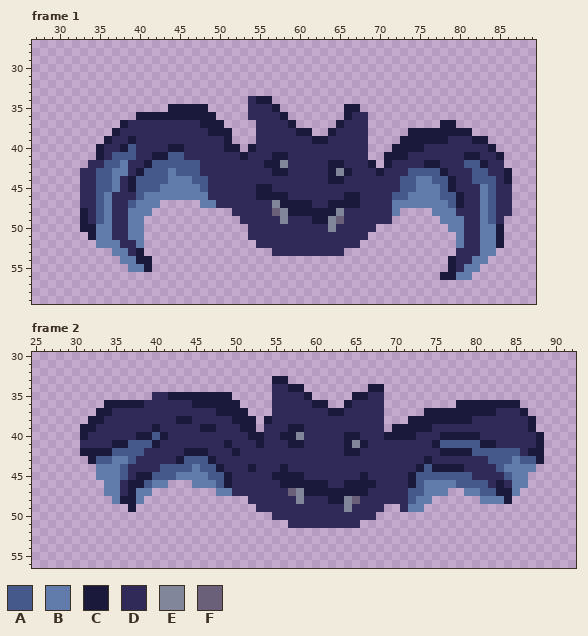
Pixel-art file -- Assets/MTM/MyTextyres/ENTYTI/bat.aseprite. Above: the version before the commit.
128x128 pixels, 4 frames. Shown: frame 1: x 27..89, y 27..59; frame 2: x 25..92, y 30..56. The commit also changed other frames, which this record leaves out.
Palette (. is transparent): A #45598b  B #617baa  C #1a183b  D #302a58  E #81869b  F #6b607a
Now the later version:
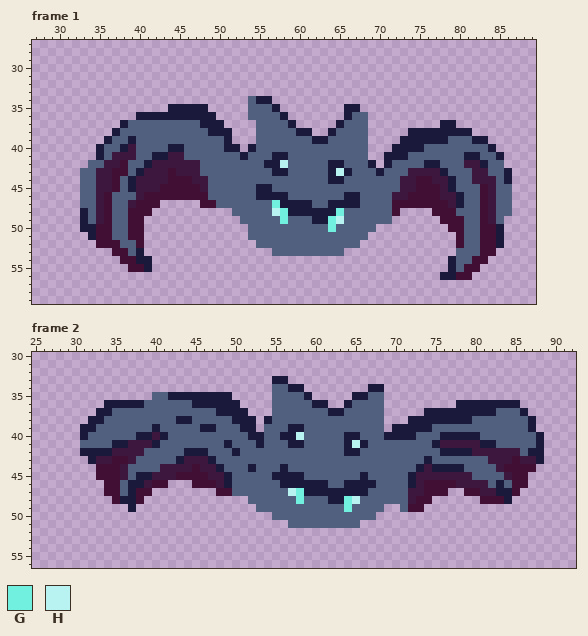
Colours new in this view: G #72f0df  H #b9f3f1
Changes in this commit:
Colour A changes from #45598b to #3d173e.
Colour B changes from #617baa to #420f34.
Colour D changes from #302a58 to #526080.
Frame 1:
Colour E becomes colour G in row 47 at x 57; in row 48 at x 58 and 65; in row 49 at x 58 and 64; in row 50 at x 64.
Colour E becomes colour H in row 42 at x 58; in row 43 at x 65.
Colour F becomes colour H in row 48 at x 57; in row 49 at x 65.
Frame 2:
Colour E becomes colour G in row 47 at x 58; in row 48 at x 58 and 64; in row 49 at x 64.
Colour E becomes colour H in row 40 at x 58; in row 41 at x 65.
Colour F becomes colour H in row 47 at x 57; in row 48 at x 65.
Pixel boxes of the changes (left, top, right, bottom) in both pictures:
changed: (80, 96, 512, 280)
changed: (80, 384, 536, 528)
